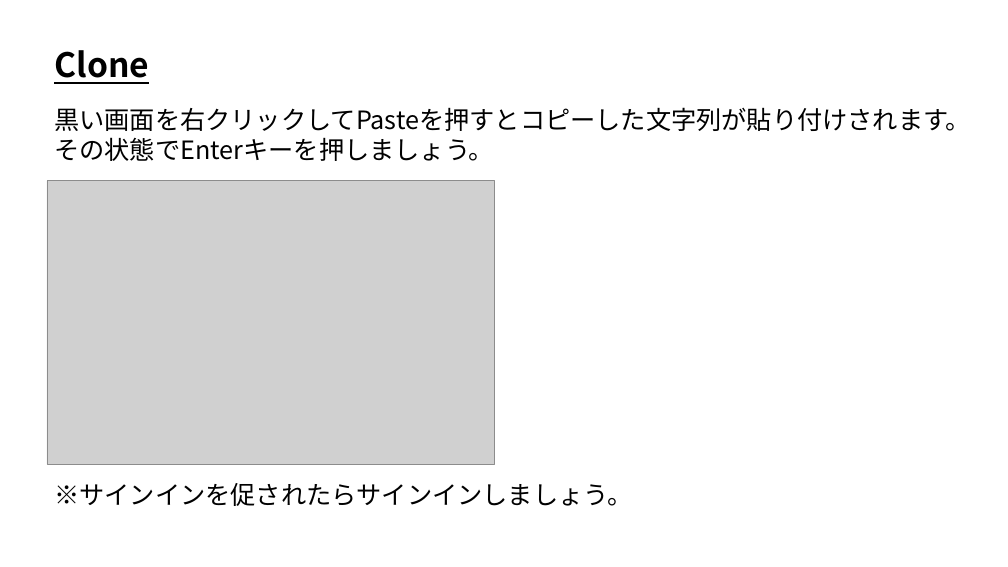
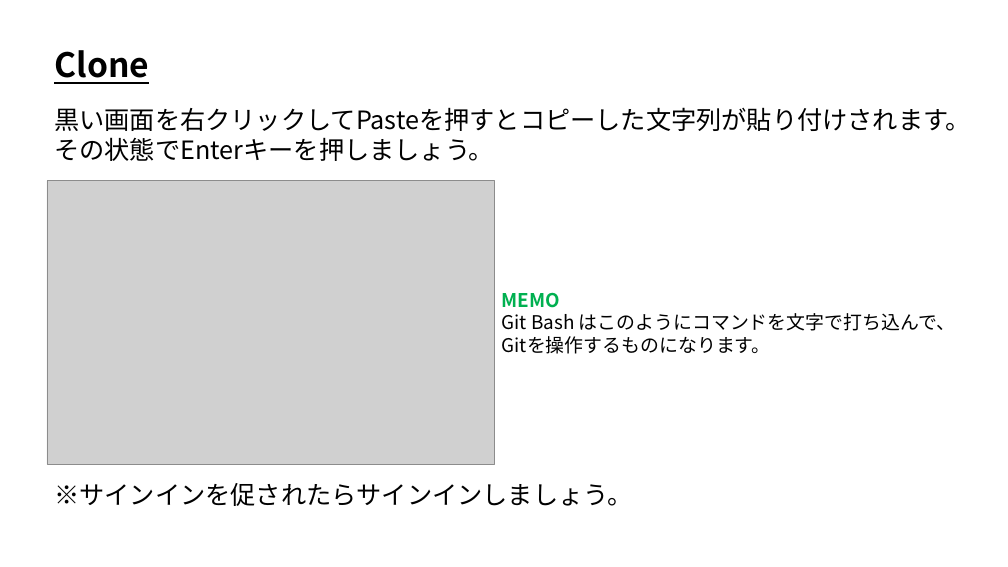
Before and after one commit to ArakiYusuke-Ohara/Textbook, a slide deck: slide 7 of ゲーム科2年/00_前期/ゲームエンジンⅢ/バージョン管理/03_Clone.pptx. Drawn at 1008x567 pixels with LibreOffice and Linux fonts; fonts in the diff are those of the drawing; grey boxes stand for pictures. Boxes give left, top, right and bottom in pixels: in the first picture for what was removed or moved away, otherwise in the second. Text is boxed around its words. In the diff, an @@ line names an element or a change of style, - is before the commit and + after.

Commit message:
バージョン管理スライドを微修正

```diff
--- a/ゲーム科2年/00_前期/ゲームエンジンⅢ/バージョン管理/03_Clone.pptx
+++ b/ゲーム科2年/00_前期/ゲームエンジンⅢ/バージョン管理/03_Clone.pptx
@@ text added at box(502, 292, 955, 354), 18 pt, text #000000 @@
+MEMO
+Git Bash はこのようにコマンドを文字で打ち込んで、
+Gitを操作するものになります。
```
Also in this commit, not shown: 7 other files.
